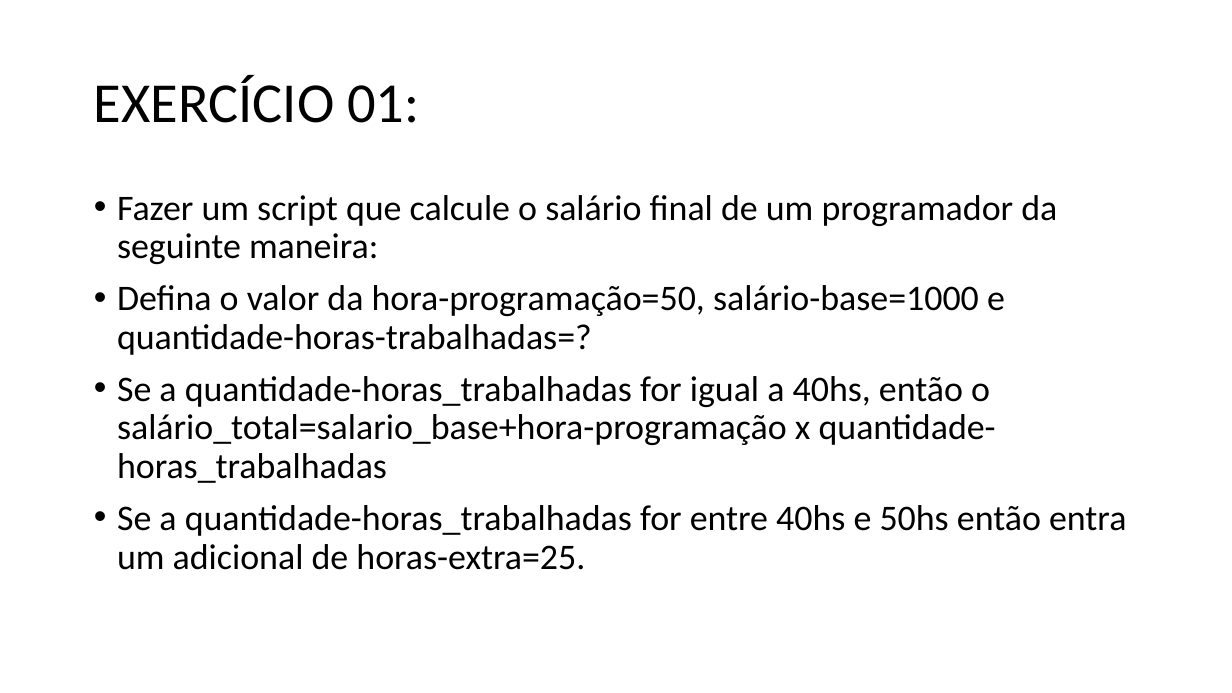
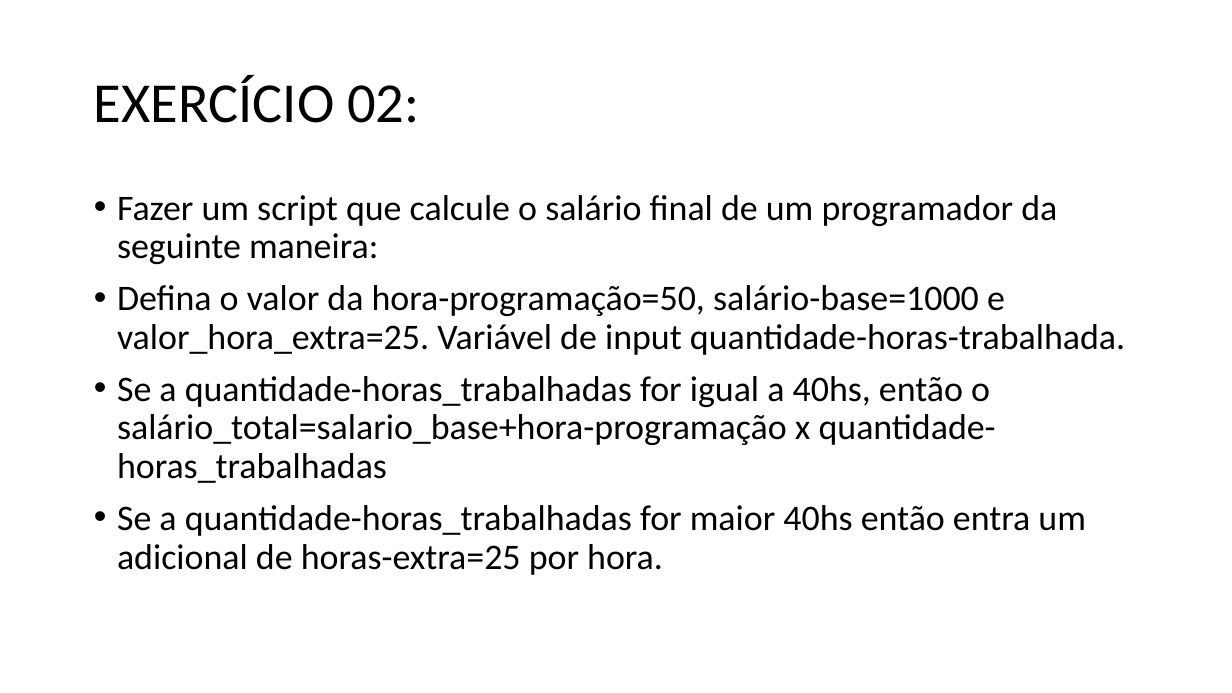
Before and after one commit to dourivaljunior/Curso-de-Python, a slide deck: slide 9 of CURSO DEV FULL STACK AULA 06.pptx (slide 19 before the commit). Drawn at 1232x693 pixels with LibreOffice and Linux fonts; fonts in the diff are those of the drawing. Boxes give left, top, right and bottom in pixels: in the first picture for what was removed or moved away, otherwise in the second. Text is boxed around its words. In the diff, an @@ line names an element or a change of style, - is before the commit and + after.

```diff
--- a/CURSO DEV FULL STACK AULA 06.pptx
+++ b/CURSO DEV FULL STACK AULA 06.pptx
@@ title at box(94, 75, 419, 123): text changed @@
-EXERCÍCIO 01:
+EXERCÍCIO 02:
@@ text at box(117, 285, 1125, 355): text changed @@
-• Defina o valor da hora-programação=50, salário-base=1000 e quantidade-horas-trabalhadas=?
+• Defina o valor da hora-programação=50, salário-base=1000 e valor_hora_extra=25. Variável de input quantidade-horas-trabalhada.
@@ text at box(117, 505, 1086, 575): text changed @@
-• Se a quantidade-horas_trabalhadas for entre 40hs e 50hs então entra um adicional de horas-extra=25.
+• Se a quantidade-horas_trabalhadas for maior 40hs então entra um adicional de horas-extra=25 por hora.
```
Also in this commit, not shown: 14 other slides changed, 15 slides added, 2 slides removed.
